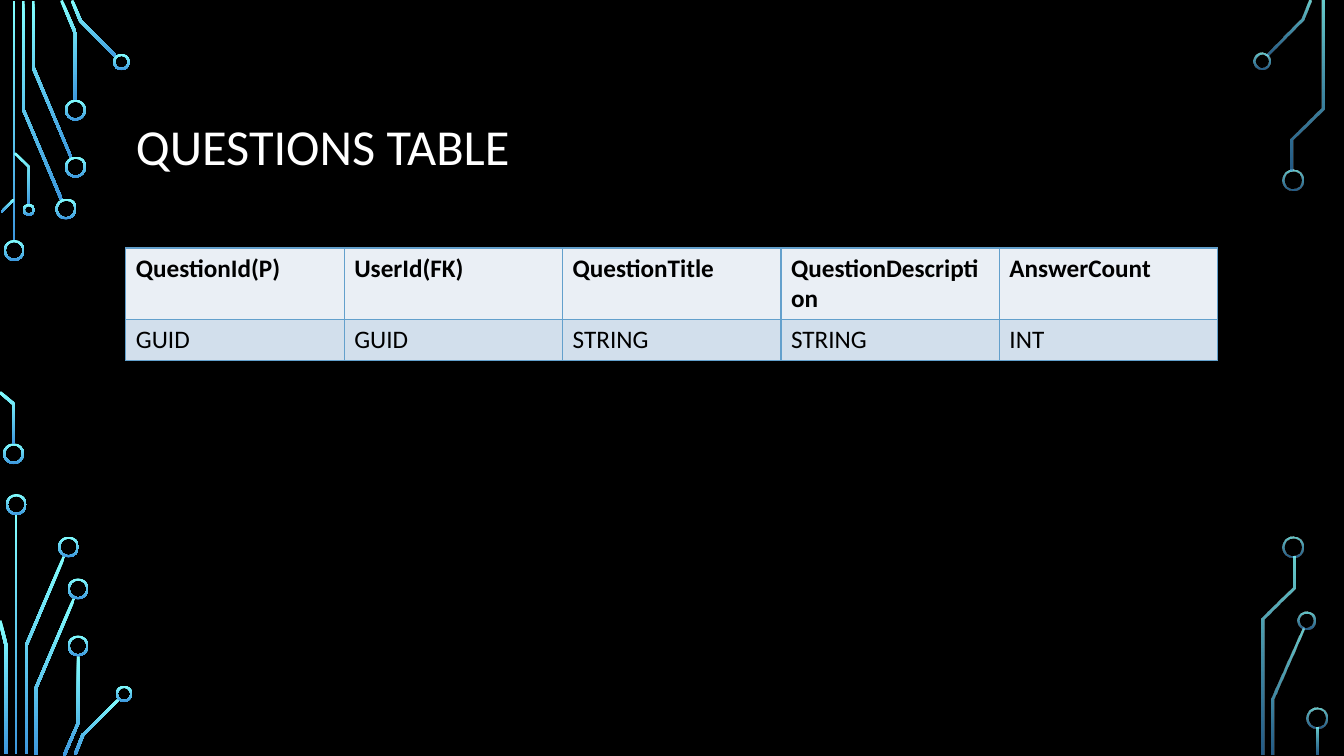
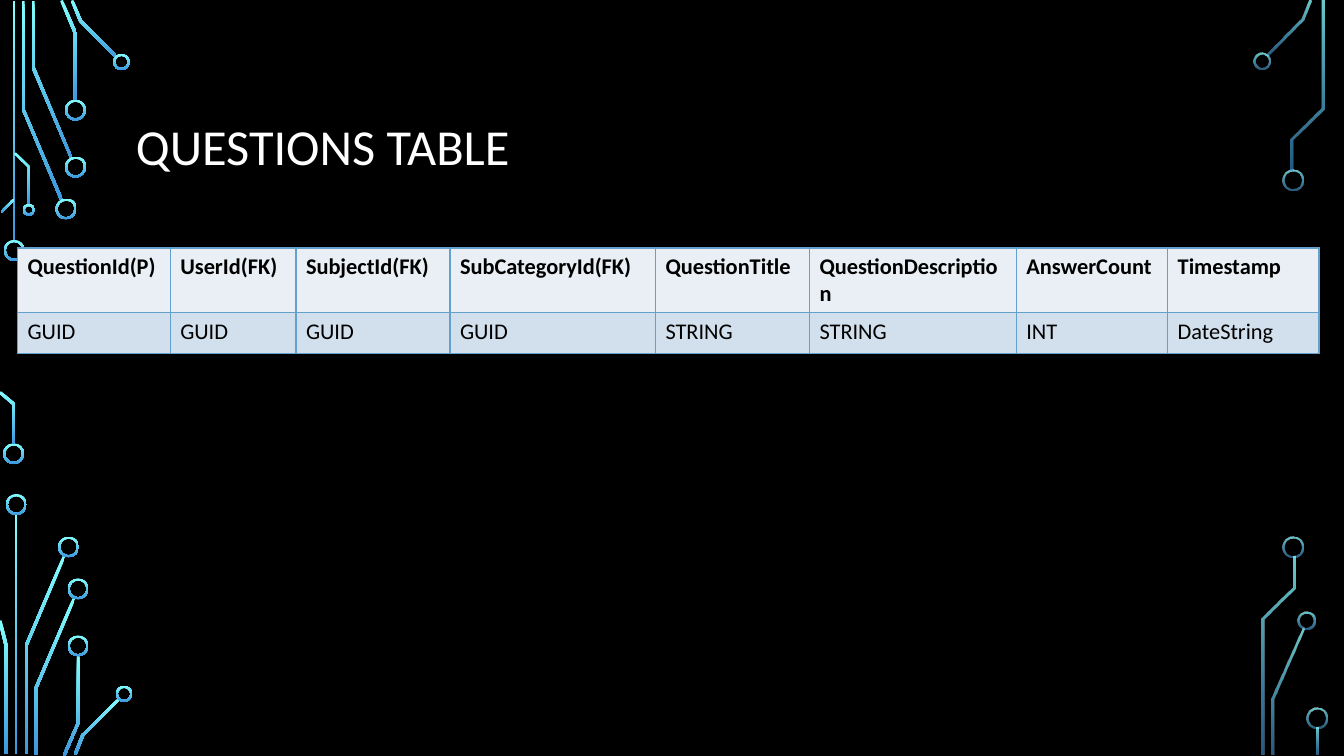
Before and after one commit to hunaidhanfee/solvelt, a slide deck: slide 12 of Docs/Solvelt.pptx (slide 9 before the commit). Drawn at 1344x756 pixels with LibreOffice and Linux fonts; fonts in the diff are those of the drawing; background and template pictures are left out. Boxes give left, top, right and bottom in pixels: in the first picture for what was removed or moved away, otherwise in the second. Text is boxed around its words. In the diff, an @@ line names an element or a change of style, - is before the commit and + after.

Commit message:
Updated PPT

```diff
--- a/Docs/Solvelt.pptx
+++ b/Docs/Solvelt.pptx
@@ table at (x1=17, y1=248, x2=1320, y2=353) @@
+column 3: SubjectId(FK) | GUID
+column 4: SubCategoryId(FK) | GUID
+column 8: Timestamp | DateString
@@ table resized from (x1=126, y1=248, x2=1220, y2=360) to (x1=17, y1=248, x2=1320, y2=353) @@
```
Also in this commit, not shown: 3 other slides changed, 5 slides added.
